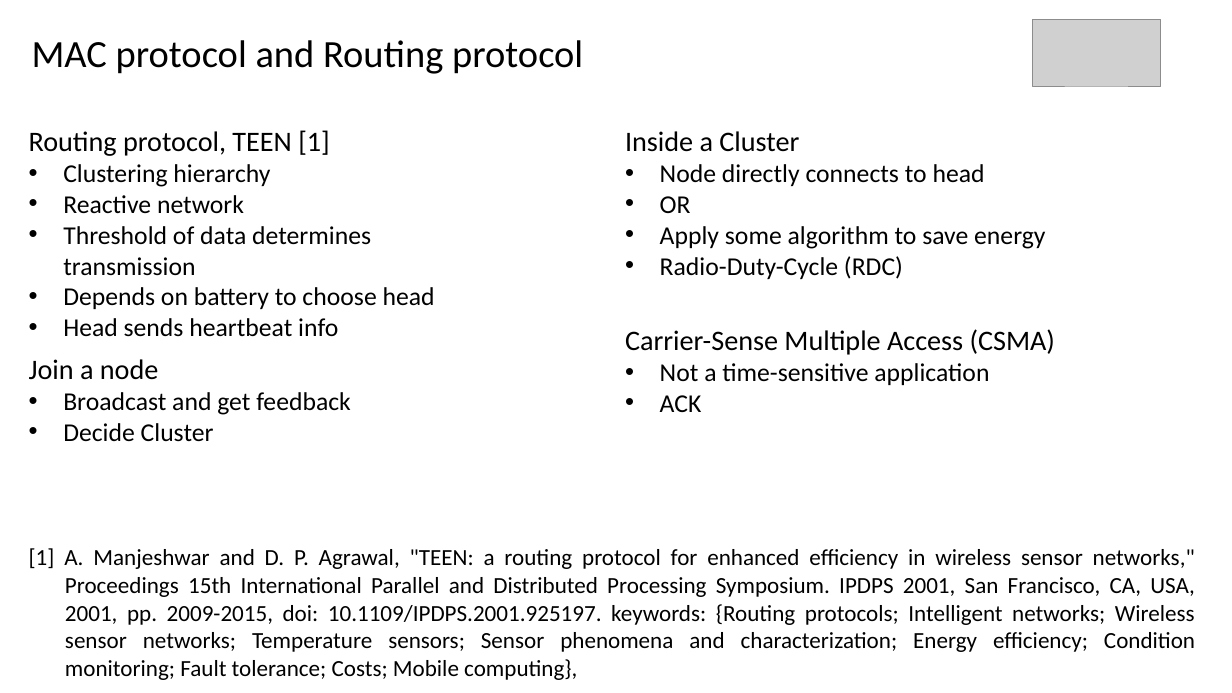
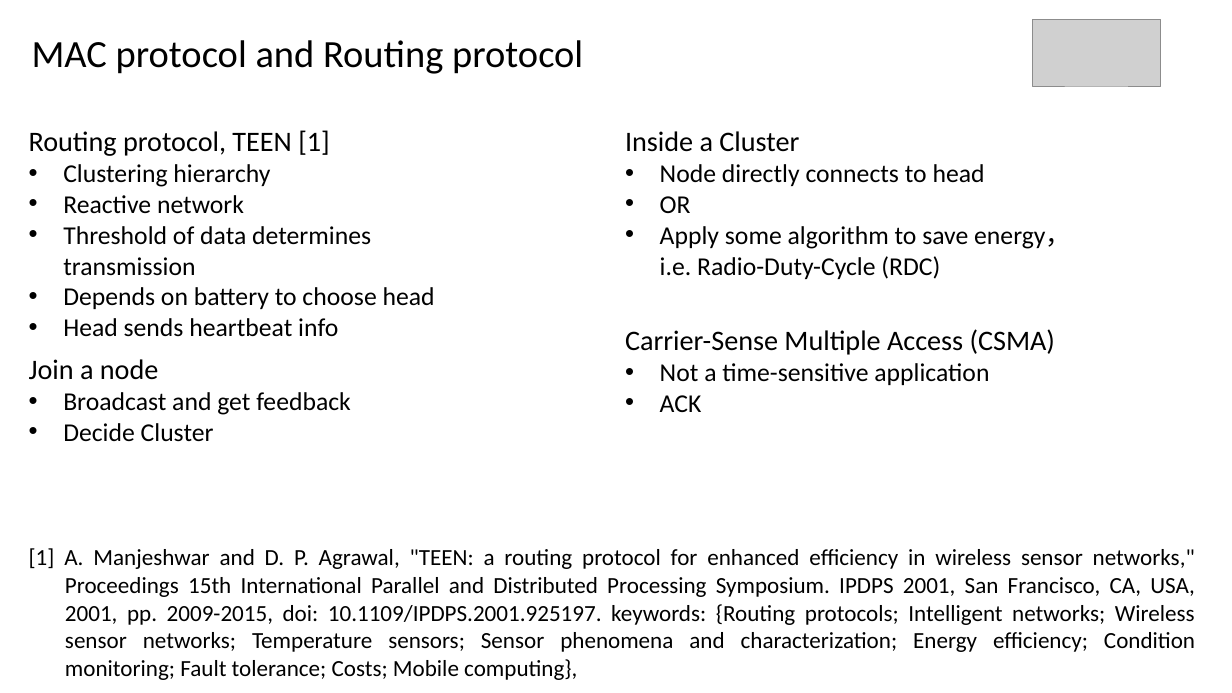
Before and after one commit to Codaxx/WSN_Lab_2025, a slide deck: slide 4 of wsnlab-ss25-kickoff-group2.pptx. Drawn at 1232x693 pixels with LibreOffice and Linux fonts; fonts in the diff are those of the drawing; grey boxes stand for pictures. Boxes give left, top, right and bottom in pixels: in the first picture for what was removed or moved away, otherwise in the second. Text is boxed around its words. In the diff, an @@ line names an element or a change of style, - is before the commit and + after.

```diff
--- a/wsnlab-ss25-kickoff-group2.pptx
+++ b/wsnlab-ss25-kickoff-group2.pptx
@@ text at (x1=660, y1=226, x2=1071, y2=279): text changed @@
-• Apply some algorithm to save energy
-• Radio-Duty-Cycle (RDC)
+• Apply some algorithm to save energy， i.e. Radio-Duty-Cycle (RDC)
```
Also in this commit, not shown: 1 other slide changed, 1 other file.
